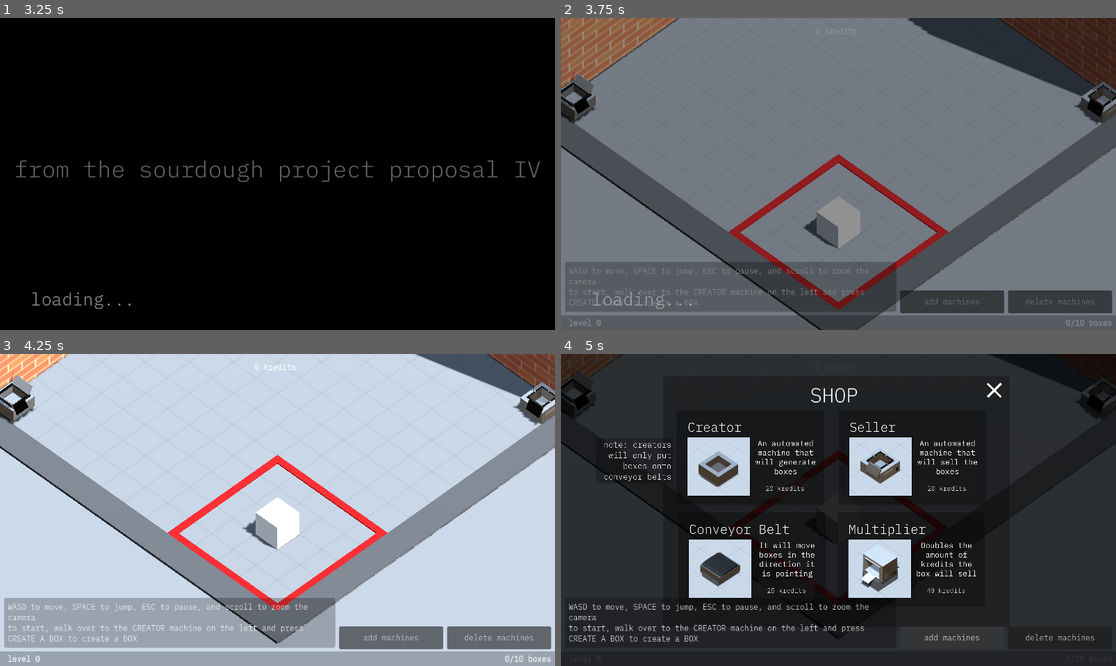
Above: before the commit, frames 1-4 (two rows, left to right).
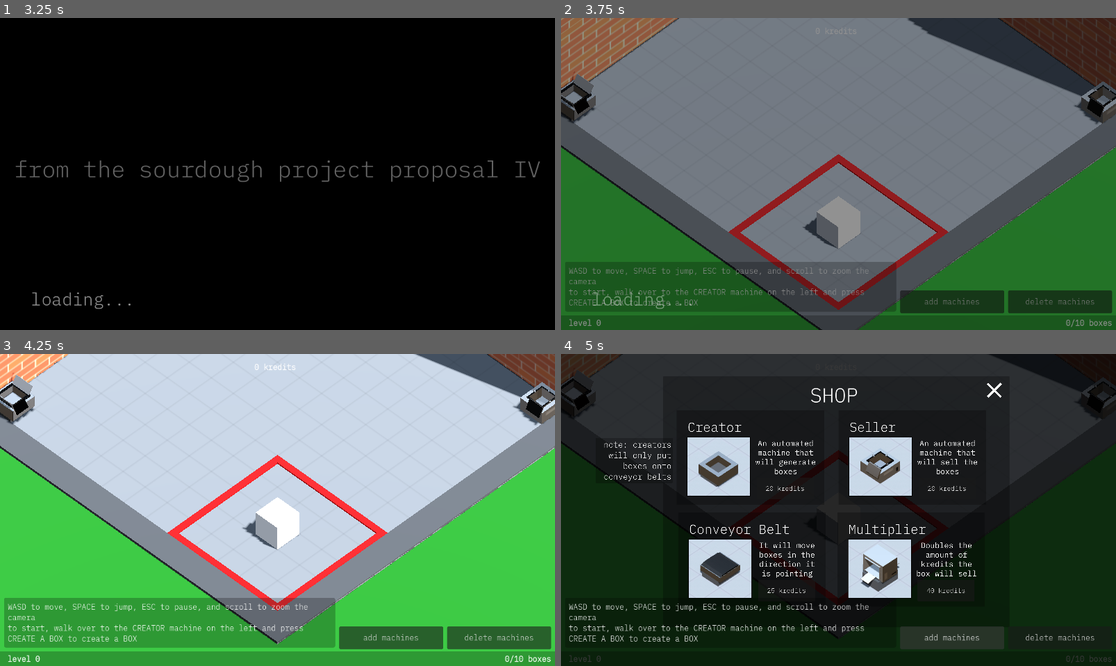
Above: after the commit, the same moments.

Repository: Bloxy996/AutomatonDevelopment
Game: Godot game, scene res://UI/mainmenu/start menu.tscn
The game is run twice, just before and just after one commit, with the same random seed, the same clock (stepped at 60 frames per second) and the same inputs.
Inputs (mouse positions are in pixels of both pictures, inside the frame that each line leads up to):
- Up to frame 1 (3.25 s): tap Enter (enter) at 0.5, 2.75 s; move the mouse to (399, 158) at 0.52 s; hold R (R) 0.53-1.28 s; tap D (D) at 0.6, 3.05 s; click (399, 158) at 0.67 s; move the mouse to (277, 202) at 1.27 s; tap R (R) at 1.35 s; click (277, 202) at 1.42 s; tap S (S) at 1.55, 2.1 s; tap Space (space) at 2 s; move the mouse to (333, 105) at 2.02 s; click (333, 105) at 2.3 s; move the mouse to (249, 236) at 2.77 s; click (249, 236) at 2.85 s
- Up to frame 2 (3.75 s): click "create a box" at 3.5 s
- Up to frame 3 (4.25 s): no input
- Up to frame 4 (5 s): click "add machines" at 4.25 s

Frame 1 is identical in both runs. In frame 2, 27% of the frame differs, in the area x 0-100%, y 41-100%; in frame 3, 38%, in the area x 0-100%, y 30-100%; in frame 4, 30%.

Commit message:
A30 v1.4

Diff:
--- a/UI/ui.gd
+++ b/UI/ui.gd
@@ -41,7 +41,7 @@
 	level.text = str("level ", Main.level) #set the level UI to the level you are at
 	xpreq.text = str(Main.levelbar, '/', Main.maxLB, ' boxes') #show the player how many boxes they have and how much they need (the max) to level up
 
-	if Main.tutorial_progress == 4 and Main.kredits >= 20: #move onto the next tutorial text if there's enough kredits to buy a machine
+	if Main.tutorial_progress == 4 and Main.kredits >= Main.prices['seller']: #move onto the next tutorial text if there's enough kredits to buy a machine
 		Main.tutorial_progress += 1
 
 	if Input.is_action_just_pressed('end_tutorial') and Main.tutorial_progress == 8: #close out the tutorial when the player is done with it
--- a/map/main.gd
+++ b/map/main.gd
@@ -159,8 +159,6 @@
 		main.get_node('UI/saved/AnimationPlayer').play('show') #play the animation thingy for saving games
 
 func loadgame(menu: bool = false) -> void: #function to load the game
-	Global._updateleaderboard()
-
 	if FileAccess.file_exists("user://savegame.save"): #if there's actually a save file!
 		if not menu:
 			for node: Node3D in get_tree().get_nodes_in_group('machine') + get_tree().get_nodes_in_group('box') + get_tree().get_nodes_in_group('shadow'):
@@ -221,3 +219,5 @@
 					elif inst.mode == 'destroyer': ##destroyer shadows cant be saved yet
 						##maybe find the machine based on the position? (I'll have to put machines/shadows/boxes in queues to load them in the right order though)
 						inst.queue_free()
+
+	Global._updateleaderboard()
--- a/map/main.tscn
+++ b/map/main.tscn
@@ -42,8 +42,8 @@
 
 [sub_resource type="BoxShape3D" id="BoxShape3D_u6ljy"]
 
-[sub_resource type="StandardMaterial3D" id="StandardMaterial3D_puskf"]
-albedo_color = Color(0.427493, 0.427493, 0.427493, 1)
+[sub_resource type="StandardMaterial3D" id="StandardMaterial3D_4tych"]
+albedo_color = Color(0.0984, 0.4, 0.088, 1)
 
 [sub_resource type="BoxMesh" id="BoxMesh_prg11"]
 size = Vector3(80, 1, 80)
@@ -177,7 +177,7 @@
 
 [node name="univground" type="MeshInstance3D" parent="."]
 transform = Transform3D(1, 0, 0, 0, 1, 0, 0, 0, 1, 0, -0.55, 0)
-material_override = SubResource("StandardMaterial3D_puskf")
+material_override = SubResource("StandardMaterial3D_4tych")
 mesh = SubResource("BoxMesh_prg11")
 skeleton = NodePath("../WorldEnvironment")
 
@@ -393,7 +393,7 @@
 [node name="loader" parent="." instance=ExtResource("10_eycge")]
 
 [node name="boxkreationdelay" type="Timer" parent="."]
-wait_time = 0.2
+wait_time = 0.25
 one_shot = true
 autostart = true
 
--- a/objekts/konveyorbelt/konveyorbelt.tscn
+++ b/objekts/konveyorbelt/konveyorbelt.tscn
@@ -18,8 +18,8 @@
 
 [sub_resource type="BoxShape3D" id="BoxShape3D_0lgm1"]
 
-[sub_resource type="BoxShape3D" id="BoxShape3D_nhhbx"]
-size = Vector3(0.05, 0.1, 1)
+[sub_resource type="BoxShape3D" id="BoxShape3D_byl2x"]
+size = Vector3(0.05, 0.4, 1.3)
 
 [sub_resource type="StandardMaterial3D" id="StandardMaterial3D_j6vq8"]
 resource_name = "Material"
@@ -132,9 +132,6 @@
 blend_shape_mode = 0
 shadow_mesh = SubResource("ArrayMesh_t1t48")
 
-[sub_resource type="BoxShape3D" id="BoxShape3D_uypde"]
-size = Vector3(0.05, 0.1, 1)
-
 [node name="Belt" type="StaticBody3D" groups=["belt", "machine"]]
 script = ExtResource("1_uk2u1")
 
@@ -163,7 +160,7 @@
 input_ray_pickable = false
 
 [node name="CollisionShape3D" type="CollisionShape3D" parent="Area3D"]
-shape = SubResource("BoxShape3D_nhhbx")
+shape = SubResource("BoxShape3D_byl2x")
 
 [node name="Cube" type="MeshInstance3D" parent="."]
 transform = Transform3D(0.5, 0, 0, 0, 0.5, 0, 0, 0, 0.5, 0.269342, 0.222054, -0.0240466)
@@ -183,12 +180,12 @@
 transform = Transform3D(1, 0, 0, 0, 1, 0, 0, 0, 1, -0.45, 0.715, 0)
 
 [node name="CollisionShape3D" type="CollisionShape3D" parent="adjustL"]
-shape = SubResource("BoxShape3D_uypde")
+shape = SubResource("BoxShape3D_byl2x")
 
 [node name="adjustR" type="Area3D" parent="."]
 transform = Transform3D(1, 0, 0, 0, 1, 0, 0, 0, 1, 0.45, 0.715, 0)
 
 [node name="CollisionShape3D" type="CollisionShape3D" parent="adjustR"]
-shape = SubResource("BoxShape3D_uypde")
+shape = SubResource("BoxShape3D_byl2x")
 
 [connection signal="body_exited" from="Area3D" to="." method="_on_area_3d_body_exited"]
--- a/objekts/kreator/kreator.tscn
+++ b/objekts/kreator/kreator.tscn
@@ -14,6 +14,7 @@
 points = PackedVector3Array(0.4, 0.25, 0.5, 0.4, -0.25, 0.5, 0.4, 0.25, -0.5, -0.4, 0.25, 0.5, -0.4, -0.25, 0.5, 0.4, -0.25, -0.5, -0.4, 0.25, -0.5, -0.4, -0.25, -0.5)
 
 [sub_resource type="BoxShape3D" id="BoxShape3D_xrdyh"]
+size = Vector3(1.5, 1.5, 1.5)
 
 [sub_resource type="Animation" id="Animation_6vnfi"]
 length = 0.001
--- a/objekts/multiplier/mutiplier.tscn
+++ b/objekts/multiplier/mutiplier.tscn
@@ -2,9 +2,6 @@
 
 [ext_resource type="ArrayMesh" uid="uid://dljhfwngjgvd8" path="res://objekts/multiplier/mesh.tres" id="1_6dpd4"]
 [ext_resource type="Script" path="res://objekts/multiplier/mutiplier.gd" id="1_d8isr"]
-
-[sub_resource type="BoxShape3D" id="BoxShape3D_mye1d"]
-size = Vector3(1, 1, 0.1)
 
 [sub_resource type="StandardMaterial3D" id="StandardMaterial3D_5t78x"]
 albedo_color = Color(0.205111, 0.205111, 0.205111, 1)
@@ -18,10 +15,13 @@
 [sub_resource type="BoxShape3D" id="BoxShape3D_j3iod"]
 
 [sub_resource type="BoxShape3D" id="BoxShape3D_qg3pv"]
-size = Vector3(0.05, 0.4, 0.8)
+size = Vector3(0.05, 0.4, 1.3)
 
 [sub_resource type="ConvexPolygonShape3D" id="ConvexPolygonShape3D_nm8py"]
 points = PackedVector3Array(0.01, 0.5, 0.5, 0.01, 0.5, -0.5, -0.01, -0.5, 0.5, 0.01, -0.5, 0.5, 0.01, -0.5, -0.5, -0.01, -0.5, -0.5)
+
+[sub_resource type="BoxShape3D" id="BoxShape3D_02sys"]
+size = Vector3(1.3, 1, 0.1)
 
 [node name="Multiplier" type="StaticBody3D" groups=["machine", "multiplier"]]
 script = ExtResource("1_d8isr")
@@ -29,10 +29,6 @@
 [node name="MeshInstance3D" type="MeshInstance3D" parent="."]
 transform = Transform3D(0.14, 0, 0, 0, 0.0106235, 0.0456882, 0, -0.00252743, 0.19204, 0, 0.523072, -0.598677)
 mesh = ExtResource("1_6dpd4")
-
-[node name="CollisionShape3D2" type="CollisionShape3D" parent="."]
-transform = Transform3D(-4.37114e-08, 1, -4.37114e-08, 0, -4.37114e-08, -1, -1, -4.37114e-08, 1.91069e-15, -0.00232167, 0.56766, 0.0147433)
-shape = SubResource("BoxShape3D_mye1d")
 
 [node name="MeshInstance3D2" type="MeshInstance3D" parent="."]
 transform = Transform3D(1, 0, 0, 0, 1, 0, 0, 0, 1, 0, 0.242551, 0)
@@ -66,4 +62,8 @@
 transform = Transform3D(-1, 3.82137e-15, -8.74228e-08, 8.74228e-08, 4.37114e-08, -1, 0, -1, -4.37114e-08, -0.488, 0.82, 0.015)
 shape = SubResource("ConvexPolygonShape3D_nm8py")
 
+[node name="CollisionShape3D2" type="CollisionShape3D" parent="."]
+transform = Transform3D(-4.37114e-08, 1, -4.37114e-08, 0, -4.37114e-08, -1, -1, -4.37114e-08, 1.91069e-15, -0.00232167, 0.56766, 0.0147433)
+shape = SubResource("BoxShape3D_02sys")
+
 [connection signal="body_entered" from="Area3D" to="." method="_on_area_3d_body_entered"]
--- a/objekts/seller/seller.tscn
+++ b/objekts/seller/seller.tscn
@@ -94,6 +94,7 @@
 corner_radius_bottom_left = 4
 
 [sub_resource type="BoxShape3D" id="BoxShape3D_jisbc"]
+size = Vector3(1.5, 1.5, 1.5)
 
 [sub_resource type="Animation" id="Animation_4xhph"]
 length = 0.001
@@ -213,7 +214,7 @@
 input_ray_pickable = false
 
 [node name="CollisionShape3D" type="CollisionShape3D" parent="Area3D2"]
-transform = Transform3D(2, 0, 0, 0, 2, 0, 0, 0, 2, 0, 0.165289, 0)
+transform = Transform3D(2, 0, 0, 0, 2, 0, 0, 0, 2, 0, 0, 0)
 shape = SubResource("BoxShape3D_jisbc")
 
 [node name="boxholder" type="Marker3D" parent="."]
--- a/project.godot
+++ b/project.godot
@@ -121,3 +121,4 @@
 
 renderer/rendering_method="gl_compatibility"
 renderer/rendering_method.mobile="gl_compatibility"
+limits/spatial_indexer/threaded_cull_minimum_instances=65536
--- a/shadow of the kreation/addshadow.gd
+++ b/shadow of the kreation/addshadow.gd
@@ -40,6 +40,7 @@
 			var maxprice: float = (Main.level + 1) ** (Main.machinepricemultiplier ** 1.5)
 			##maybe the price multiplied by the maxprice should be the current machine price you leveled up at
 			##a price for a random machine goes down when you sell a box??
+			##add minimum clamp
 			Main.prices['kreator'] = clamp(Main.prices['kreator'], 0, 20 * maxprice)
 			Main.prices['seller'] = clamp(Main.prices['seller'], 0, 20 * maxprice)
 			Main.prices['belt'] = clamp(Main.prices['belt'], 0, 25 * maxprice)
Not shown: 1 places in objekts/konveyorbelt/konveyorbelt.tscn that only renumber resources
